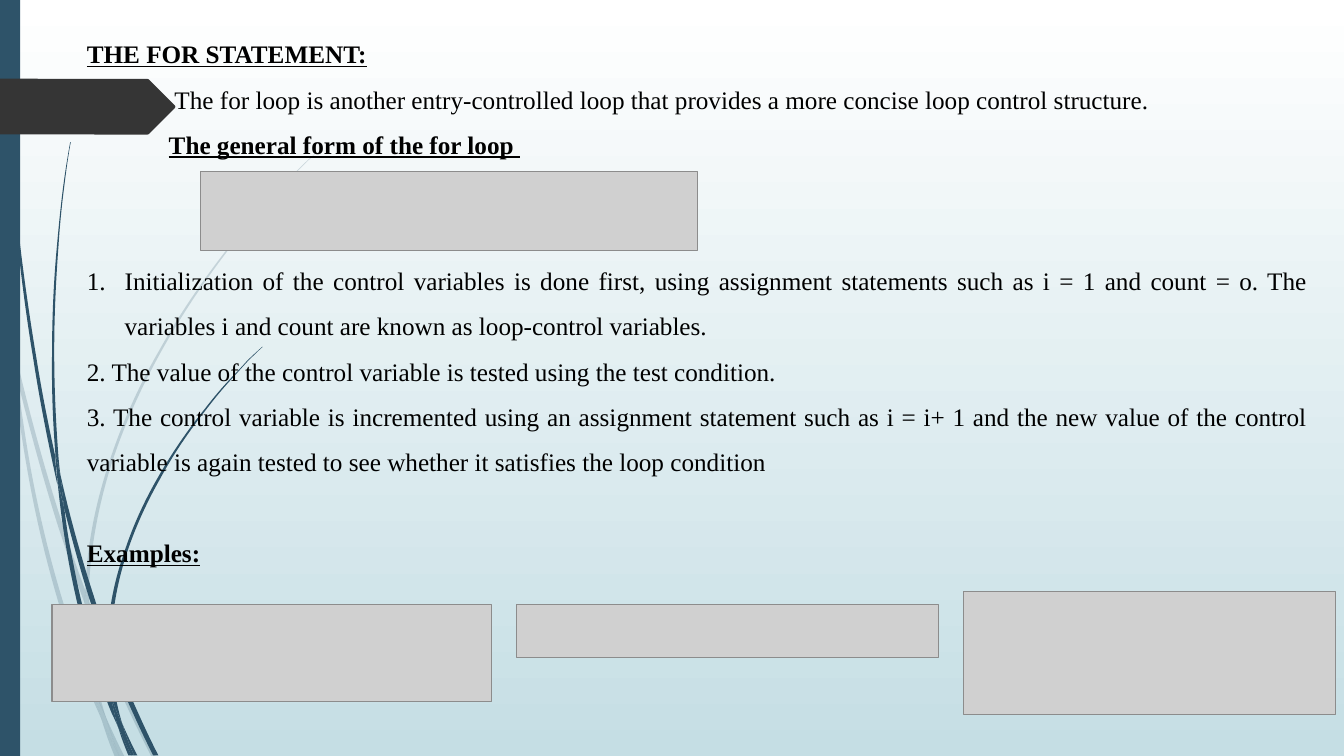
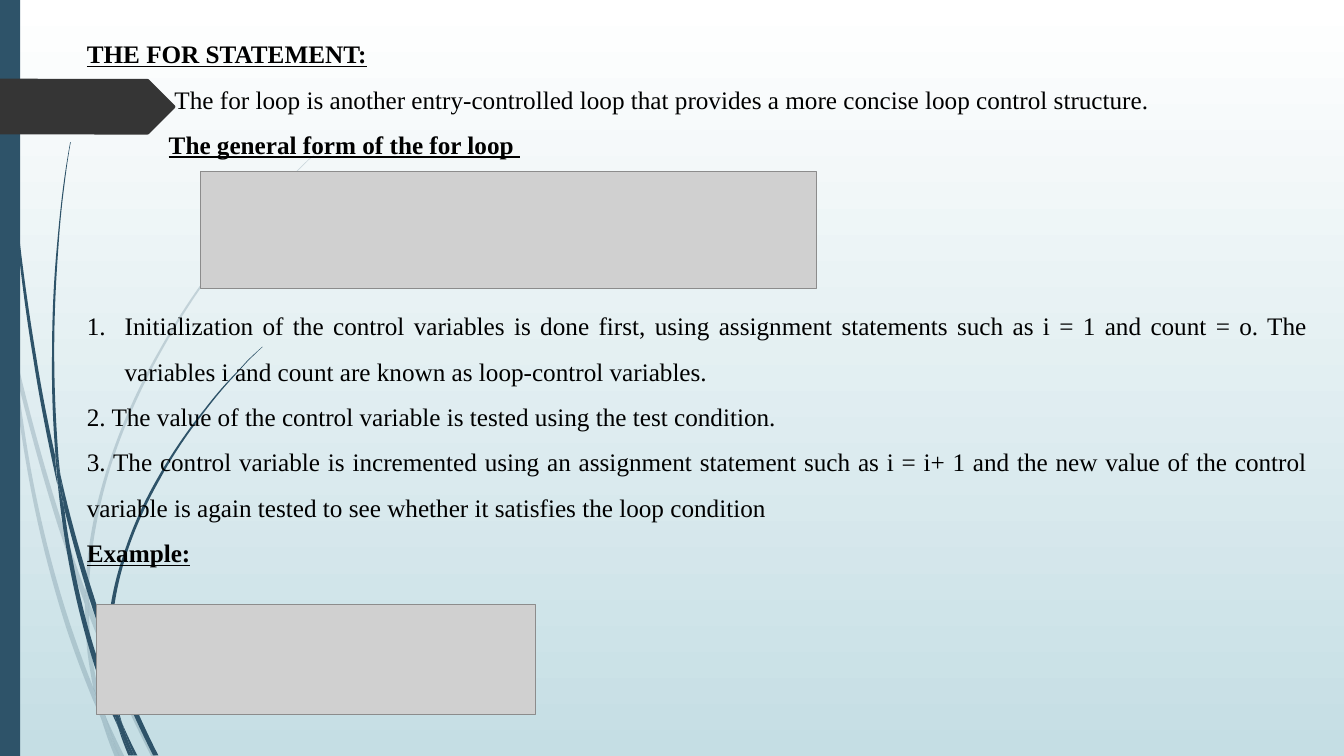
Before and after one commit to S488U/college, a slide deck: slide 17 of BCA/SEMESTER_4/Basics of JAVA/Chapter 3.pptx. Drawn at 1344x756 pixels with LibreOffice and Linux fonts; fonts in the diff are those of the drawing; grey boxes stand for pictures. Boxes give left, top, right and bottom in pixels: in the first picture for what was removed or moved away, otherwise in the second. Text is boxed around its words. In the diff, an @@ line names an element or a change of style, - is before the commit and + after.

```diff
--- a/BCA/SEMESTER_4/Basics of JAVA/Chapter 3.pptx
+++ b/BCA/SEMESTER_4/Basics of JAVA/Chapter 3.pptx
@@ picture: place and size @@
-picture at <box>201,171,698,251</box>
+picture at <box>201,171,817,288</box>
@@ text at <box>87,542,191,568</box>: text changed @@
-Examples:
+Example:
@@ picture removed at <box>964,592,1337,716</box> @@
@@ picture: place and size @@
-picture at <box>52,605,492,703</box>
+picture at <box>97,605,536,716</box>
@@ picture removed at <box>517,605,939,658</box> @@
```
Also in this commit, not shown: 5 other slides changed, 21 other files.
